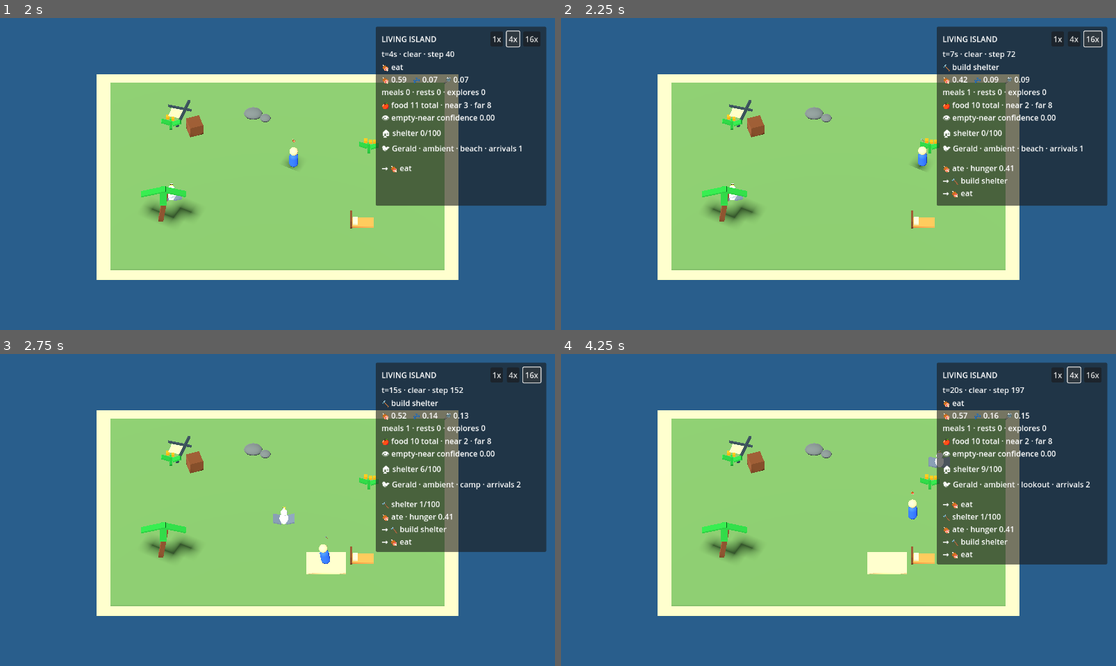
Above: before the commit, frames 1-4 (two rows, left to right).
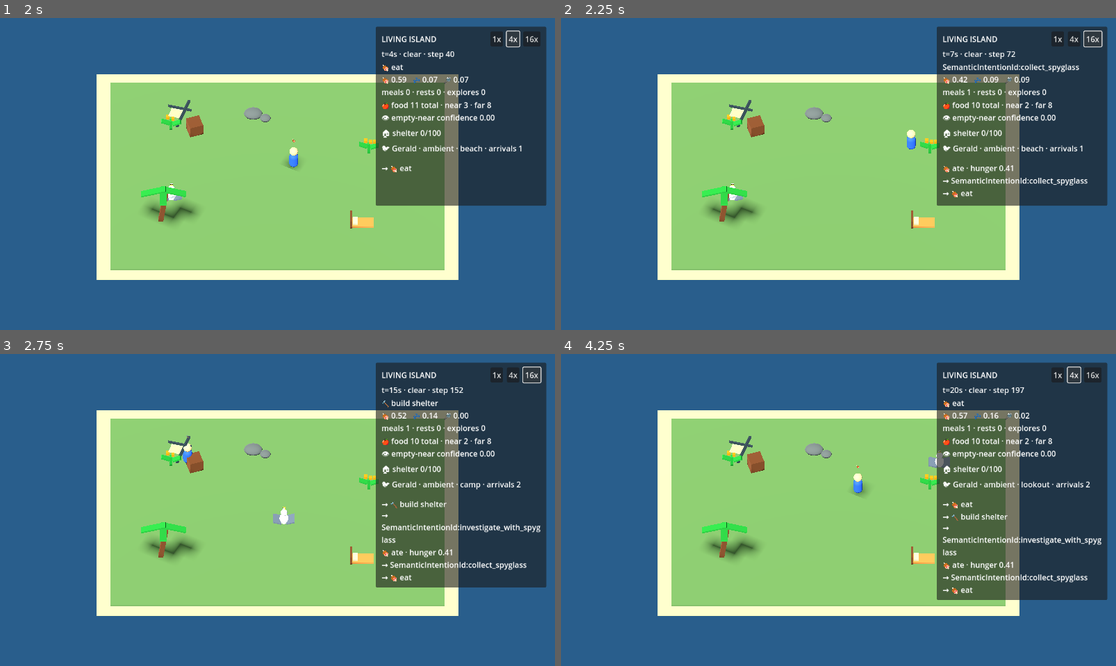
Above: after the commit, the same moments.

Repository: RrR2010/wilson-shipwrecked
Game: Godot game, scene res://tools/living_simulation/living_simulation.tscn
Same seed, same stepped clock (60 frames per second), same inputs: the game is played once before the commit and once after it. The project has no main scene, so this scene is started directly.
Inputs:
- Up to frame 1 (2 s): click "1x" at 0.5 s; click "4x" at 1.25 s
- Up to frame 2 (2.25 s): click "16x" at 2 s
- Up to frame 3 (2.75 s): no input
- Up to frame 4 (4.25 s): click "1x" at 2.75 s; click "4x" at 3.5 s

Frame 1 is identical in both runs. In frame 2, 0.8% of the frame differs, in the area x 62-95%, y 14-54%; in frame 3, 4.9%; in frame 4, 5.0%, in the area x 52-99%, y 18-79%.

Commit message:
fix: initialize tool-use intention in opportunity producer

Diff:
--- a/src/domain/cognition/authored_tool_opportunity_source.gd
+++ b/src/domain/cognition/authored_tool_opportunity_source.gd
@@ -31,7 +31,7 @@
 	_held_relation = held_relation
 	_inspection_receipt = inspection_receipt
 	_pickup_intention = pickup_intention
-	_use_intention
+	_use_intention = use_intention
 
 
 func generate() -> Array:
